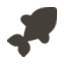
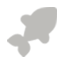
Layer changes from the first 64×64 image to the second:
"Layer 525 copy 9": opacity 100% → 35% over 7, 7, 57, 57
